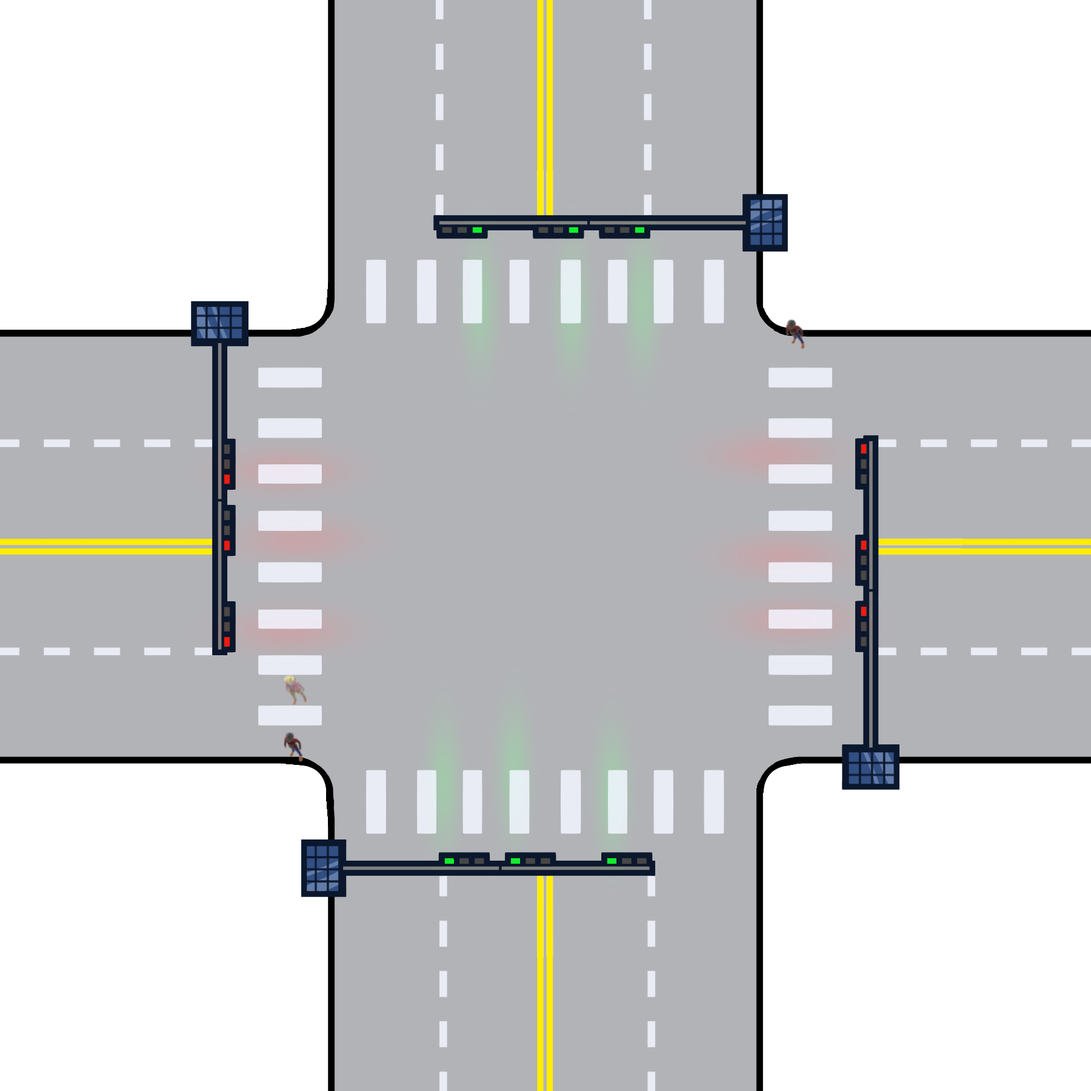
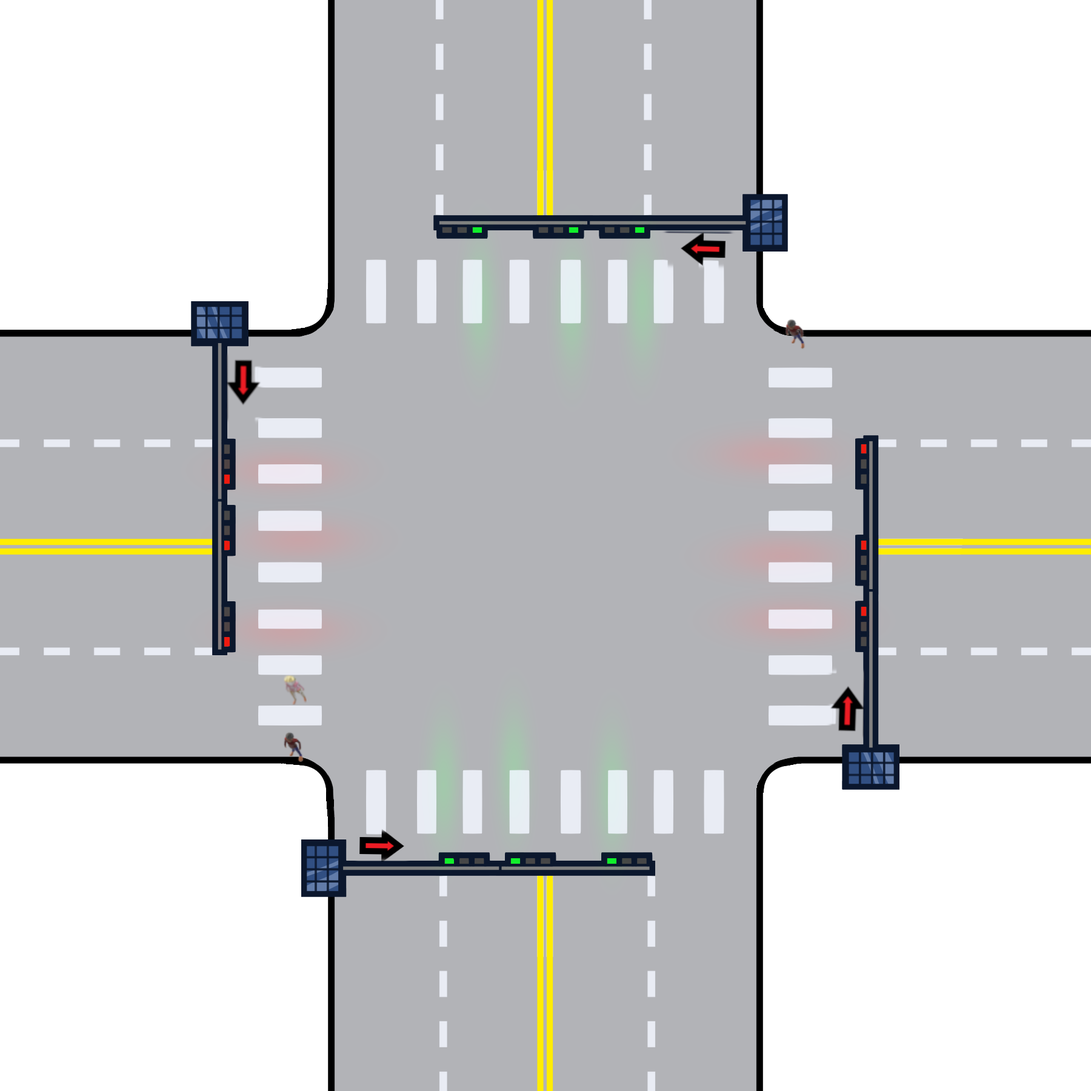
Before/after of a w=1091, h=1091 layered artwork. What changed in the layer stack:
added layer "Pasted Layer copy #1" above "Pasted Layer copy #2" over 353, 828, 411, 863
added layer "Pasted Layer copy #2" above "Pasted Layer copy" over 226, 351, 264, 424
added layer "Pasted Layer copy" above "Pasted Layer copy #3" over 827, 667, 866, 741
added layer "Pasted Layer copy #3" above "redgreenppl5.png" over 662, 230, 736, 270
renamed "crown #2" to "redgreenppl5.png", painted on it over 226, 230, 866, 863
removed layer "crown #1" over 283, 732, 305, 763
removed layer "Pasted Layer" over 283, 675, 307, 706
removed layer "redgreen.png" over 226, 230, 866, 863
